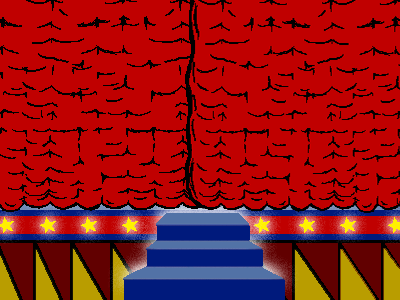
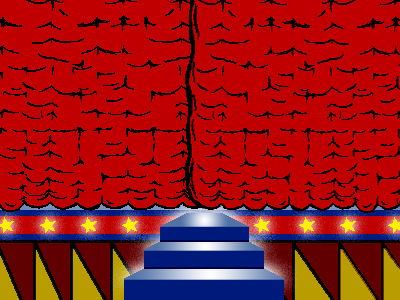
Layer changes from the first 400x300 image to the second:
added layer "Layer 23" above "Layer 24" over (x1=144, y1=250, x2=264, y2=269)
added layer "Layer 24" above "Layer 11" over (x1=160, y1=226, x2=249, y2=242)
painted on "Layer 11" over (x1=147, y1=225, x2=285, y2=300)
painted on "Layer 19" over (x1=123, y1=213, x2=284, y2=280)
